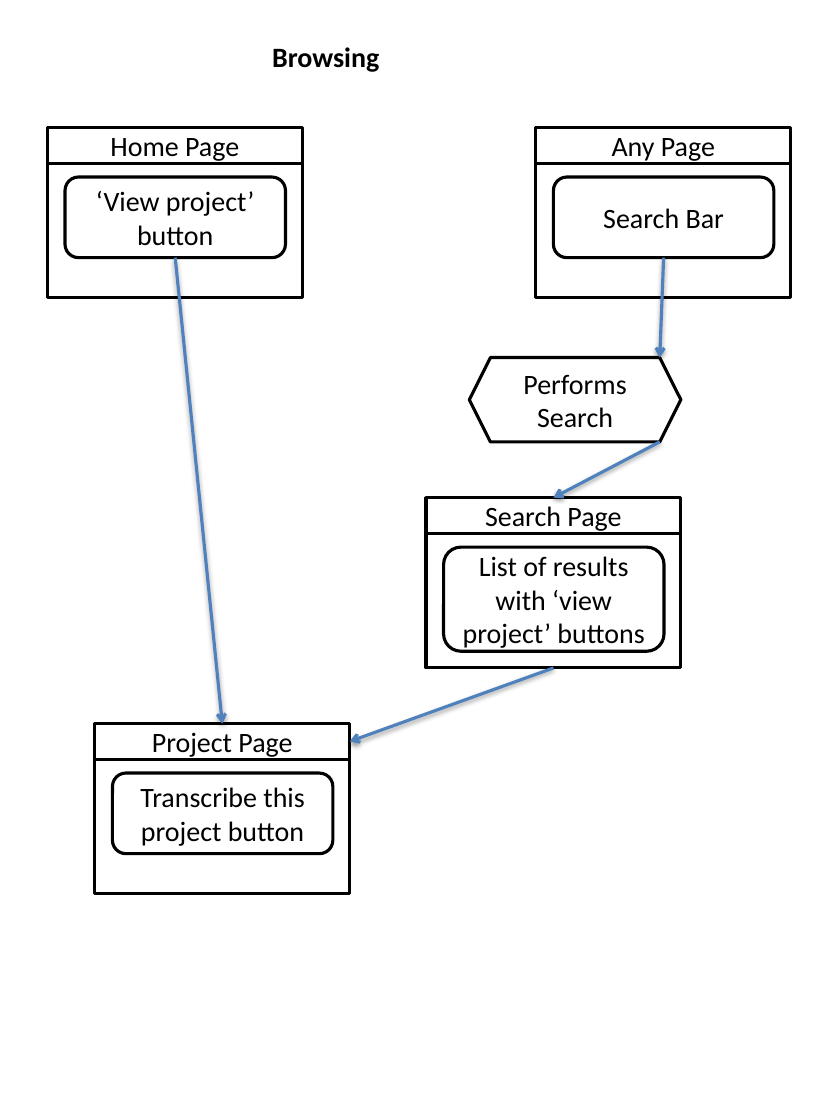
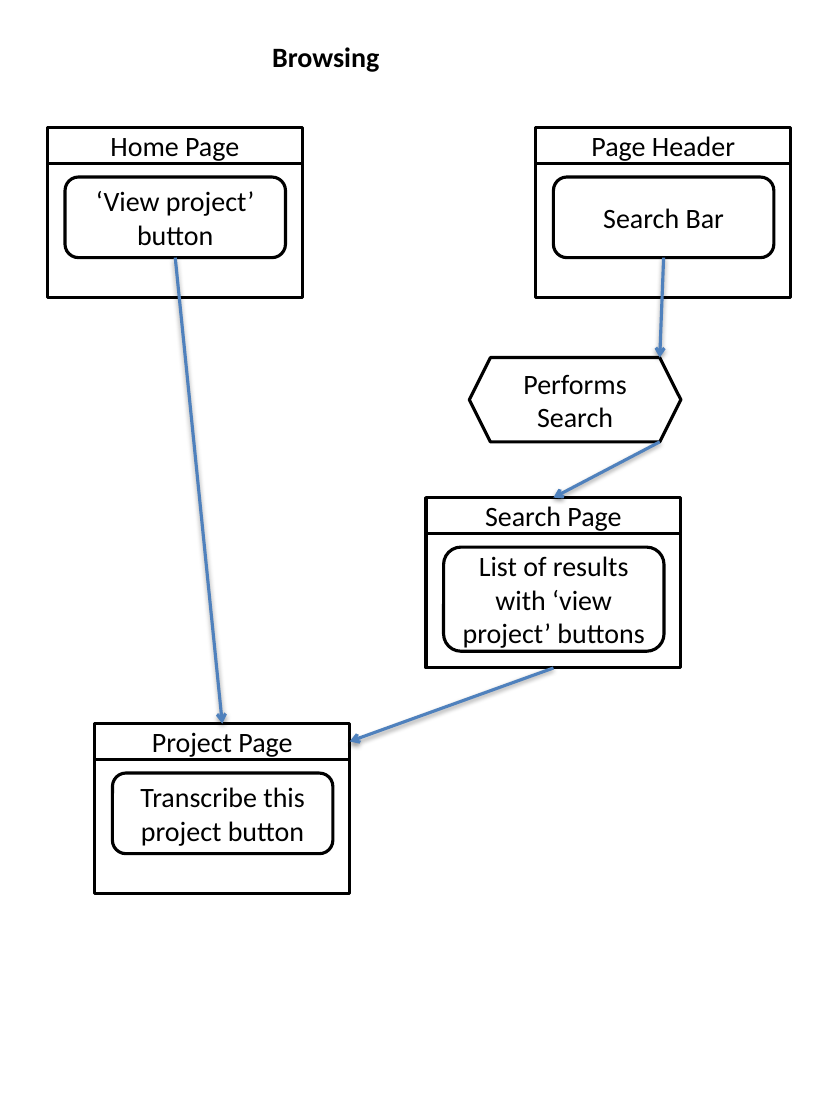
Before and after one commit to samheather/iapt2group1, a slide deck: slide 3 of ifml_flow_diagrams/FlowDiagramsPowerPoint.pptx. Drawn at 840x1120 pixels with LibreOffice and Linux fonts; fonts in the diff are those of the drawing. Boxes give left, top, right and bottom in pixels: in the first picture for what was removed or moved away, otherwise in the second. Text is boxed around its words. In the diff, an @@ line names an element or a change of style, - is before the commit and + after.

```diff
--- a/ifml_flow_diagrams/FlowDiagramsPowerPoint.pptx
+++ b/ifml_flow_diagrams/FlowDiagramsPowerPoint.pptx
@@ text in rectangle at (x1=591, y1=136, x2=735, y2=163): text changed @@
-Any Page
+Page Header
```
Also in this commit, not shown: 2 other slides changed, 2 other files.
